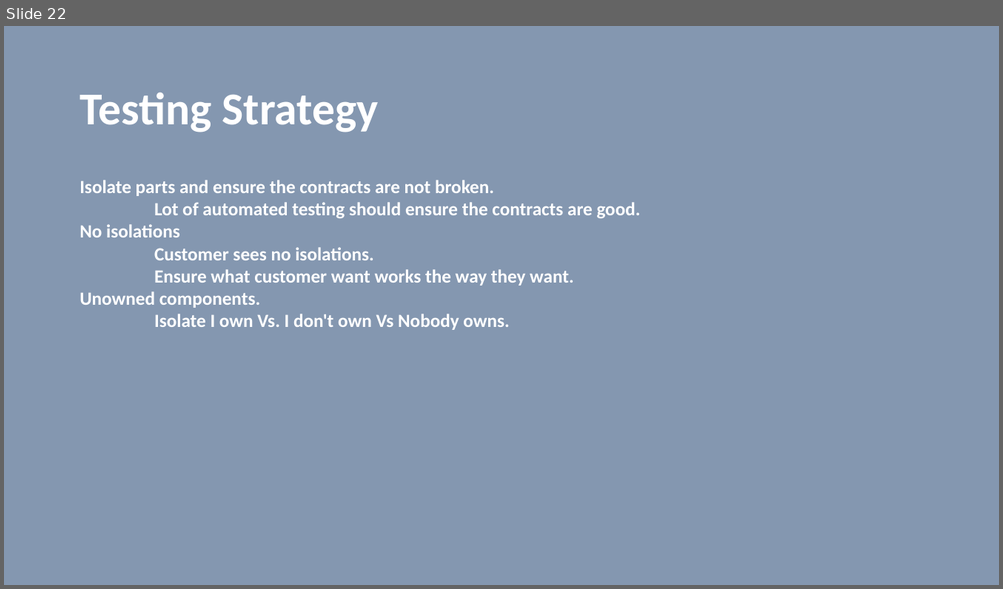
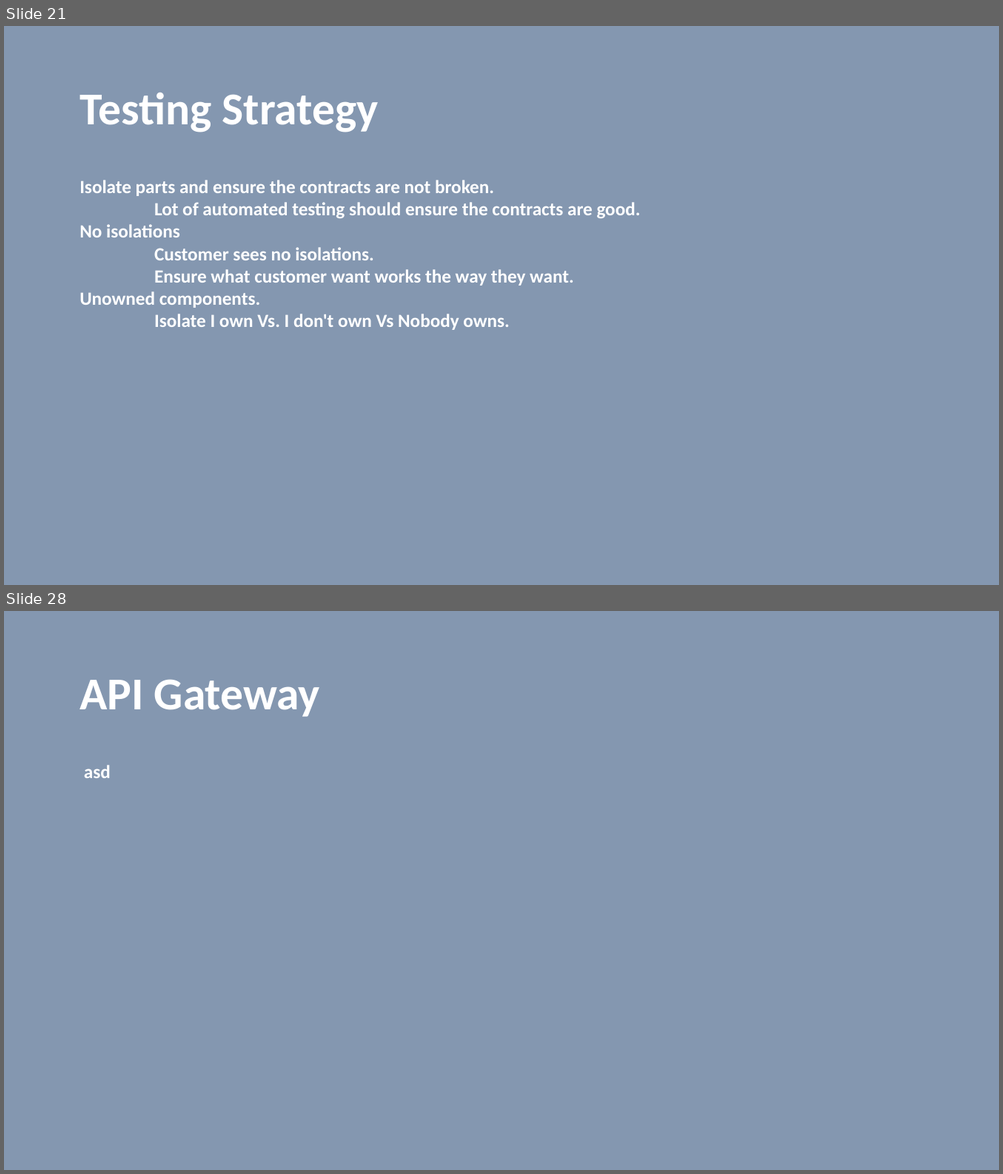
Before and after one commit to vilasvarghese/microservices, a slide deck: training/day3/Day3.pptx. Shown one above the other, each under a label of ours: slide 22 before the commit, slides 21 and 28 after it; the slides between them are not shown. The pictures are 1003x589 and 1003x1174 pixels, drawn with LibreOffice and Linux fonts; fonts in the diff are those of the drawing. Boxes give left, top, right and bottom in pixels: in the first picture for what was removed or moved away, otherwise in the second. Text is boxed around its words. In the diff, an @@ line names an element or a change of style, - is before the commit and + after.

Commit message:
add api-gateway

```diff
--- a/training/day3/Day3.pptx
+++ b/training/day3/Day3.pptx
@@ slide 28 added at <box>4,611,999,1170</box>, background #8497B0 @@
@@ title added at <box>79,679,320,717</box>, 44 pt, text #FFFFFF, bold @@
+API Gateway
@@ text added at <box>84,765,111,778</box>, 18 pt, text #FFFFFF, bold @@
+asd
@@ what was slide 22 is now slide 21 @@
```
Also in this commit, not shown: 4 slides changed, 6 other slides added, 1 slide removed, 1 other file.
